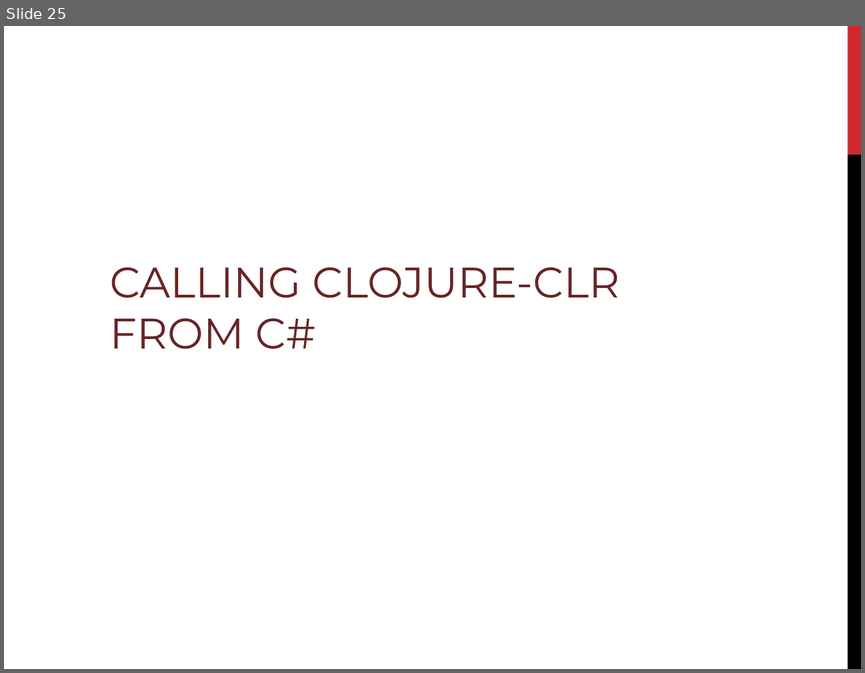
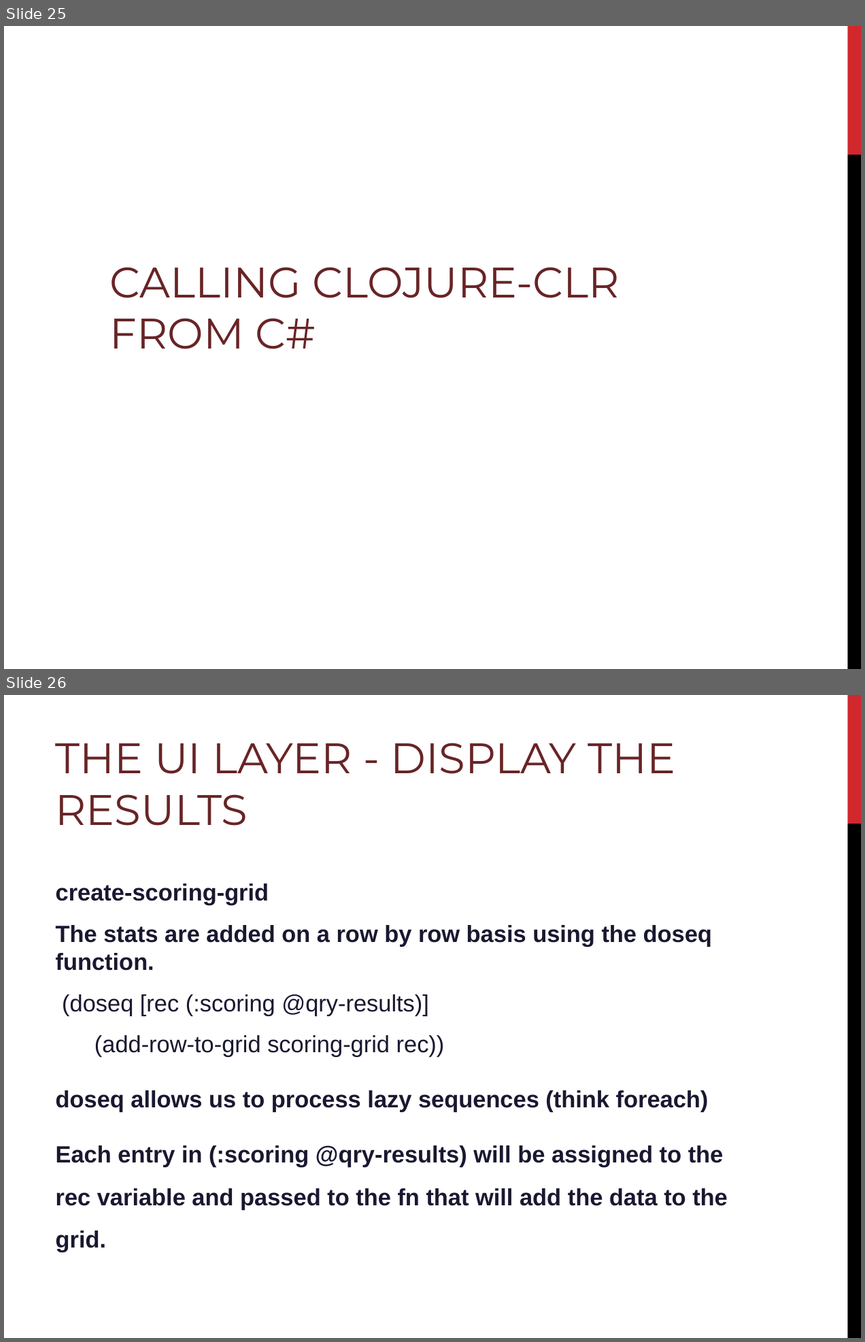
Before and after one commit to PlumpMath/intro-to-clojureclr-talk, a slide deck: slides/intro-to-clojure-clr-talk.ppt. Shown one above the other, each under a label of ours: slide 25 before the commit, slides 25 and 26 after it. The pictures are 865x673 and 865x1342 pixels, drawn with LibreOffice and Linux fonts; fonts in the diff are those of the drawing; background and template pictures are left out. Boxes give left, top, right and bottom in pixels: in the first picture for what was removed or moved away, otherwise in the second. Text is boxed around its words. In the diff, an @@ line names an element or a change of style, - is before the commit and + after.

```diff
--- a/slides/intro-to-clojure-clr-talk.ppt
+++ b/slides/intro-to-clojure-clr-talk.ppt
@@ slide 26 added at (x1=4, y1=695, x2=861, y2=1338), background picture (left out); not listed: 2 template elements that a slide beside it also shows @@
@@ title added at (x1=56, y1=743, x2=675, y2=826), 51 pt, text #682426 @@
+THE UI LAYER - DISPLAY THE RESULTS
@@ text added at (x1=56, y1=883, x2=728, y2=1251), 28 pt, text #191830, bold @@
+create-scoring-grid
+The stats are added on a row by row basis using the doseq function.
+(doseq [rec (:scoring @qry-results)]
+(add-row-to-grid scoring-grid rec))
+doseq allows us to process lazy sequences (think foreach)
+Each entry in (:scoring @qry-results) will be assigned to the rec variable and passed to the fn that will add the data to the grid.
```
Also in this commit, not shown: 1 slide changed, 3 other slides added, 1 slide removed, 2 other files.
